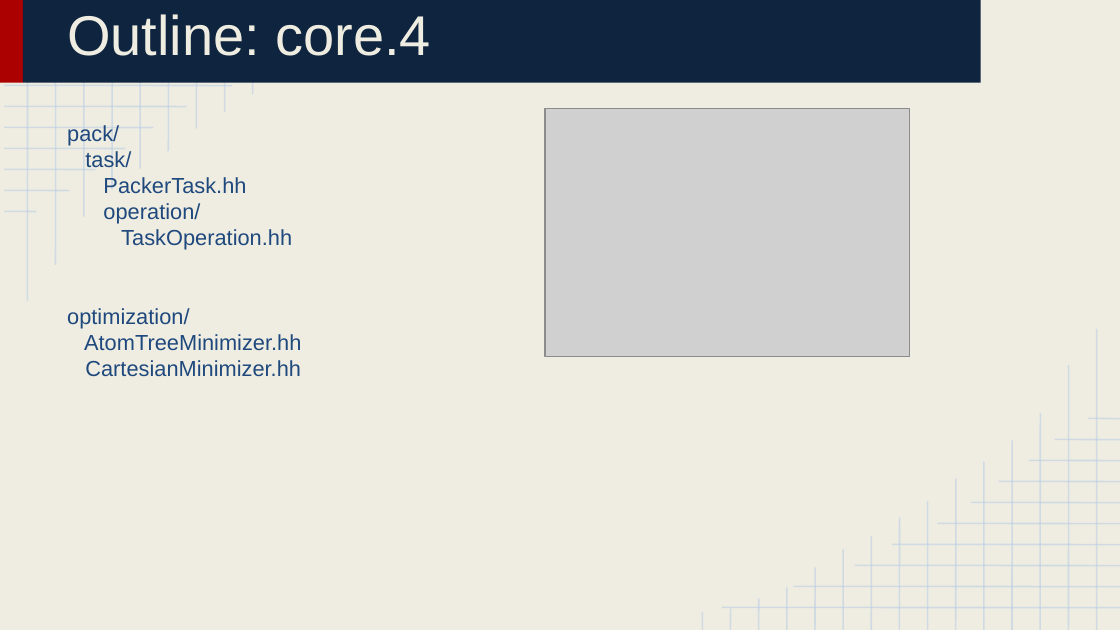
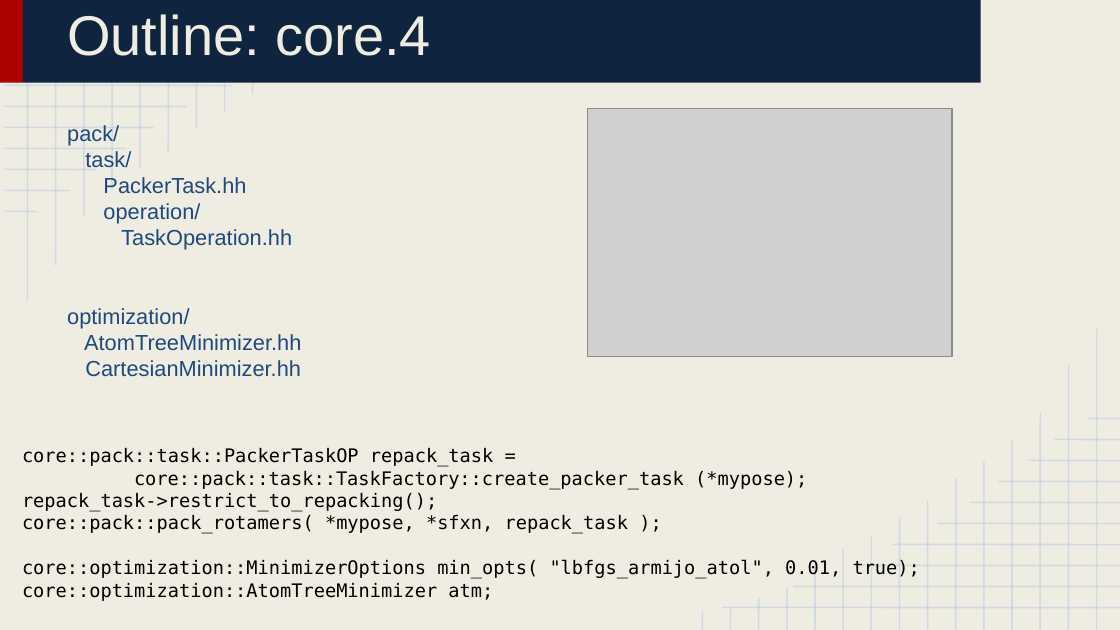
Before and after one commit to huabaiuw/prepare_bootcamp_2016_Aug, a slide deck: slide 8 of Lecture 4_ Library Structure 3.pptx. Drawn at 1120x630 pixels with LibreOffice and Linux fonts; fonts in the diff are those of the drawing; grey boxes stand for pictures. Boxes give left, top, right and bottom in pixels: in the first picture for what was removed or moved away, otherwise in the second. Text is boxed around its words. In the diff, an @@ line names an element or a change of style, - is before the commit and + after.

```diff
--- a/Lecture 4_ Library Structure 3.pptx
+++ b/Lecture 4_ Library Structure 3.pptx
@@ picture: place and size @@
-picture at <box>545,109,911,357</box>
+picture at <box>587,109,952,357</box>
@@ text added at <box>22,447,920,601</box>, 12 pt, text #000000 @@
+core::pack::task::PackerTaskOP repack_task = core::pack::task::TaskFactory::create_packer_task (*mypose);
+repack_task->restrict_to_repacking();
+core::pack::pack_rotamers( *mypose, *sfxn, repack_task );
+core::optimization::MinimizerOptions min_opts( "lbfgs_armijo_atol", 0.01, true); core::optimization::AtomTreeMinimizer atm;
```
Also in this commit, not shown: 2 other slides changed, 1 slide added, 1 slide removed, 5 other files.
